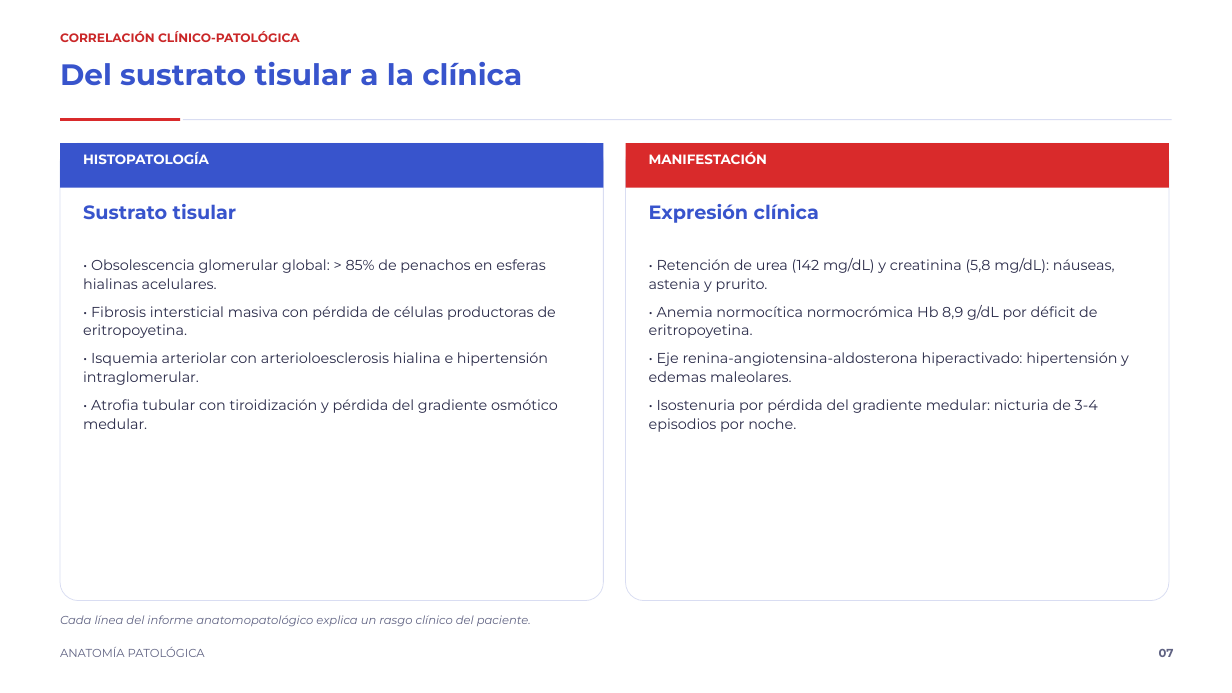
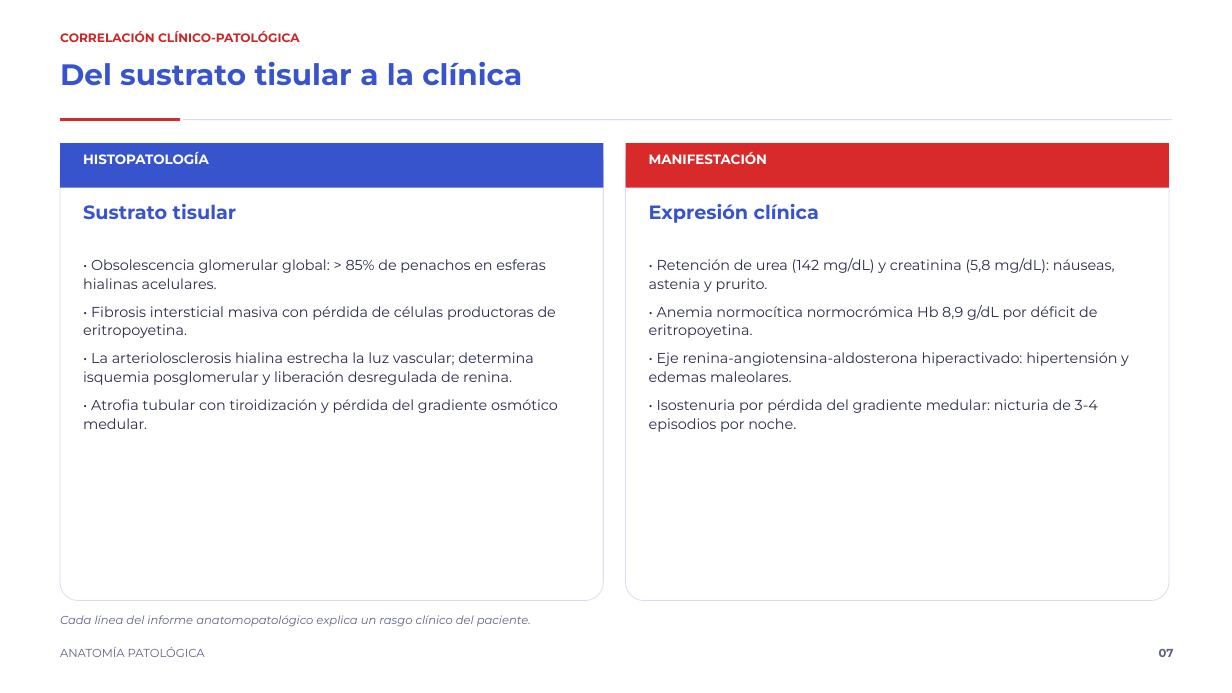
Before and after one commit to rpsin9096/slide-repo-v1, a slide deck: slide 7 of tema3-glomerulonefritis/tema3_glomerulonefritis_cronica.pptx. Drawn at 1232x693 pixels with LibreOffice and Linux fonts; fonts in the diff are those of the drawing. Boxes give left, top, right and bottom in pixels: in the first picture for what was removed or moved away, otherwise in the second. Text is boxed around its words. In the diff, an @@ line names an element or a change of style, - is before the commit and + after.

Commit message:
Apply PME v1.0 prose audit refinements and fix slide 3 overlap
Refinamientos de la Auditoría de Prosa Médica Deliberativa (PME v1.0):
- Slide 2: agencia causal explícita en el hito de los 47 años
  (sobrecarga presora -> colapso hemodinámico de las nefronas)
- Slide 4: el pie desempaqueta la atrofia hacia evidencia temporal
  (reducción simétrica que confirma la lesión crónica terminal)
- Slide 7: la lesión vascular como proceso causal
  (estrecha la luz -> isquemia posglomerular -> liberación de renina)
- Slide 9: clausura pragmática vinculante (> 85% de obsolescencia
  contraindica la inmunosupresión e impone terapia de sustitución renal)

Textos PME ajustados a los presupuestos del motor (110/140/125/140 car.)
y al guard de estilo ('colapso' solo con calificador literal).

Verificación de overlap en slide 3: stat_card con imagen solapaba el
panel del dato heroico con las tarjetas narrativas en 0,80 in x 1,52 in
(medido en el .pptx; el fixture del motor no cubre stat_card con imagen).
Slide 3 reestructurado como checklist con imagen (ítems 0,65-8,15 in;
imagen 8,35-12,65 in): mismo contenido de estudios + esquema de ecografía,
sin solapamiento. Escaneo geométrico de los 10 slides: slide 3 CLEAN.

Archivos: manifest.py, tema3_glomerulonefritis_cronica.pptx (rebuild),
README.md (nota PME + verificación de overlap), source/auditoria_pme_v1.md.

Verificaciones: lint PASS (10 slides), build OK, contraste 0 violaciones.

```diff
--- a/tema3-glomerulonefritis/tema3_glomerulonefritis_cronica.pptx
+++ b/tema3-glomerulonefritis/tema3_glomerulonefritis_cronica.pptx
@@ text at [83, 352, 533, 385]: text changed @@
-• Isquemia arteriolar con arterioloesclerosis hialina e hipertensión intraglomerular.
+• La arteriolosclerosis hialina estrecha la luz vascular; determina isquemia posglomerular y liberación desregulada de renina.
```
Also in this commit, not shown: 4 other slides changed, 3 other files.
